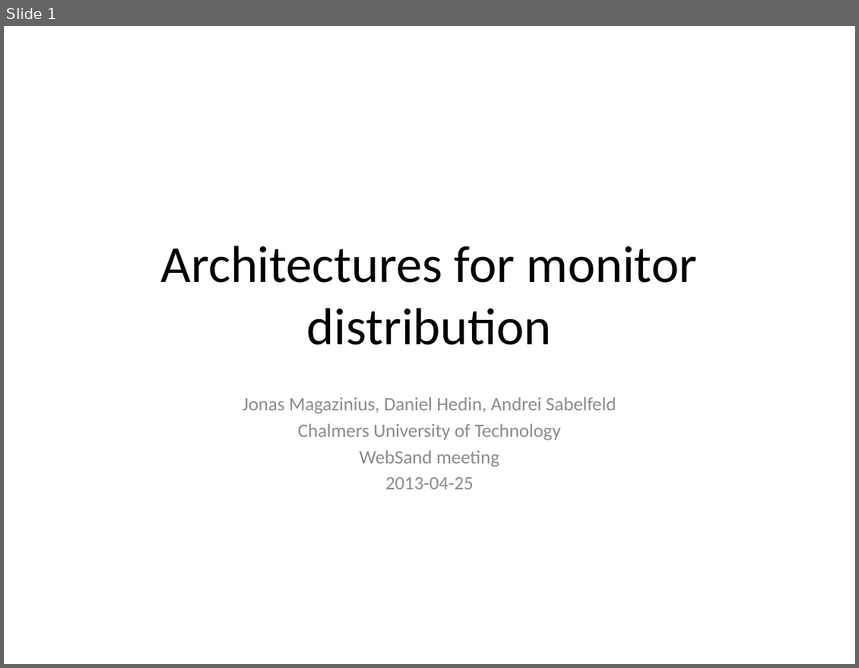
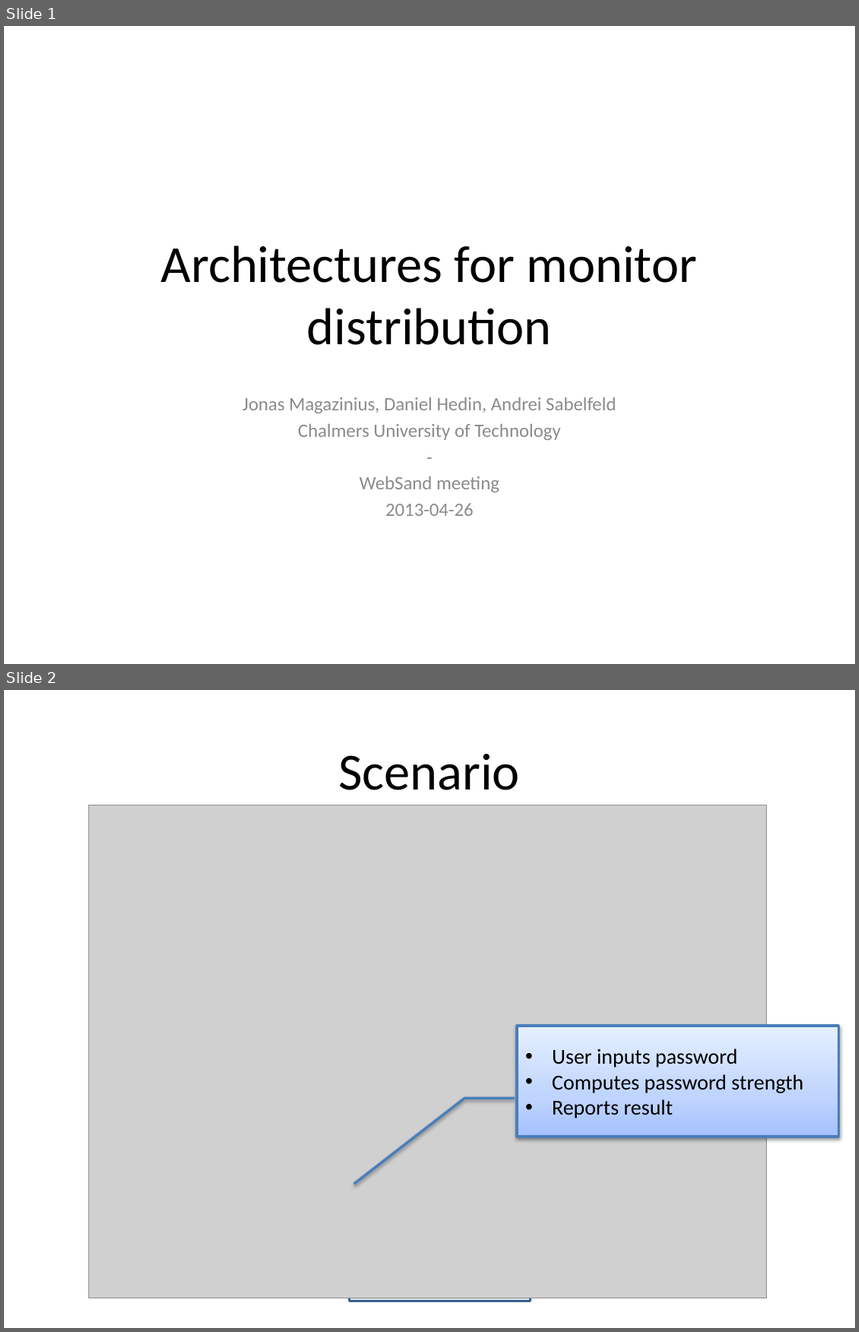
Before and after one commit to internot/monitor-distribution, a slide deck: presentation/Monitor.distribution-WebSand.2013-04-25.pptx. Shown one above the other, each under a label of ours: slide 1 before the commit, slides 1 and 2 after it. The pictures are 859x668 and 859x1332 pixels, drawn with LibreOffice and Linux fonts; fonts in the diff are those of the drawing; grey boxes stand for pictures. Boxes give left, top, right and bottom in pixels: in the first picture for what was removed or moved away, otherwise in the second. Text is boxed around its words. In the diff, an @@ line names an element or a change of style, - is before the commit and + after.

```diff
--- a/presentation/Monitor.distribution-WebSand.2013-04-25.pptx
+++ b/presentation/Monitor.distribution-WebSand.2013-04-25.pptx
@@ slide 2 added at (4, 690, 855, 1328), background #FFFFFF @@
@@ title added at (338, 754, 520, 790), 44 pt, text #000000 @@
+Scenario
@@ picture added at (89, 806, 767, 1299) @@
@@ up down arrow added at (268, 992, 365, 1141), fill gradient #779737 to #9BC348 to #9DC746, outline #98B955 0.75 pt @@
@@ up down arrow added at (422, 996, 458, 1137), fill gradient #779737 to #9BC348 to #9DC746, outline #98B955 0.75 pt @@
@@ border callout added at (517, 1026, 839, 1137), fill gradient #A4C4FF to #BFD4FF to #E6EEFF, outline #4B7EBC 2.25 pt, 18 pt, text #000000 @@
+• User inputs password
+• Computes password strength
+• Reports result
@@ rectangle added at (350, 1148, 531, 1302), fill #4F81BD at 20% opacity, outline #3A5F8C 2 pt @@
@@ slide 1 changed as well @@
@@ subtitle at (243, 398, 616, 516): paragraph added @@
+-
@@ subtitle at (386, 503, 474, 516): text changed @@
-2013-04-25
+2013-04-26
```
Also in this commit, not shown: 7 other slides changed, 6 other slides added, 2 slides removed, 1 other file.
